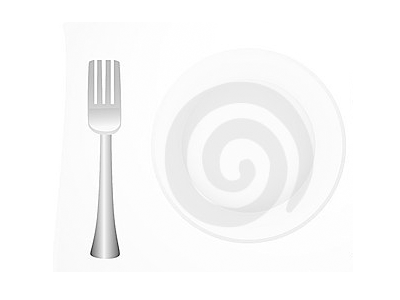
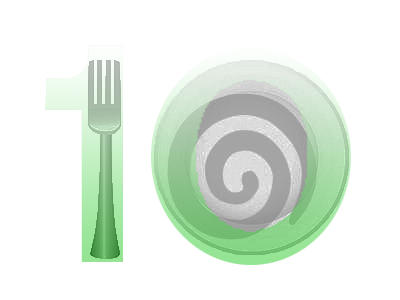
Before/after of a 400x300 layered artwork. What changed in the layer stack:
added layer "Layer 9" above "Brightness/Contrast 1" over [left=45, top=45, right=351, bottom=265]
added layer "Layer 6" above "Layer 5" over [left=88, top=60, right=121, bottom=259]
added layer "Layer 5" above "Layer 4" over [left=154, top=60, right=349, bottom=255]
hid "Layer 4" over [left=53, top=22, right=353, bottom=272]
